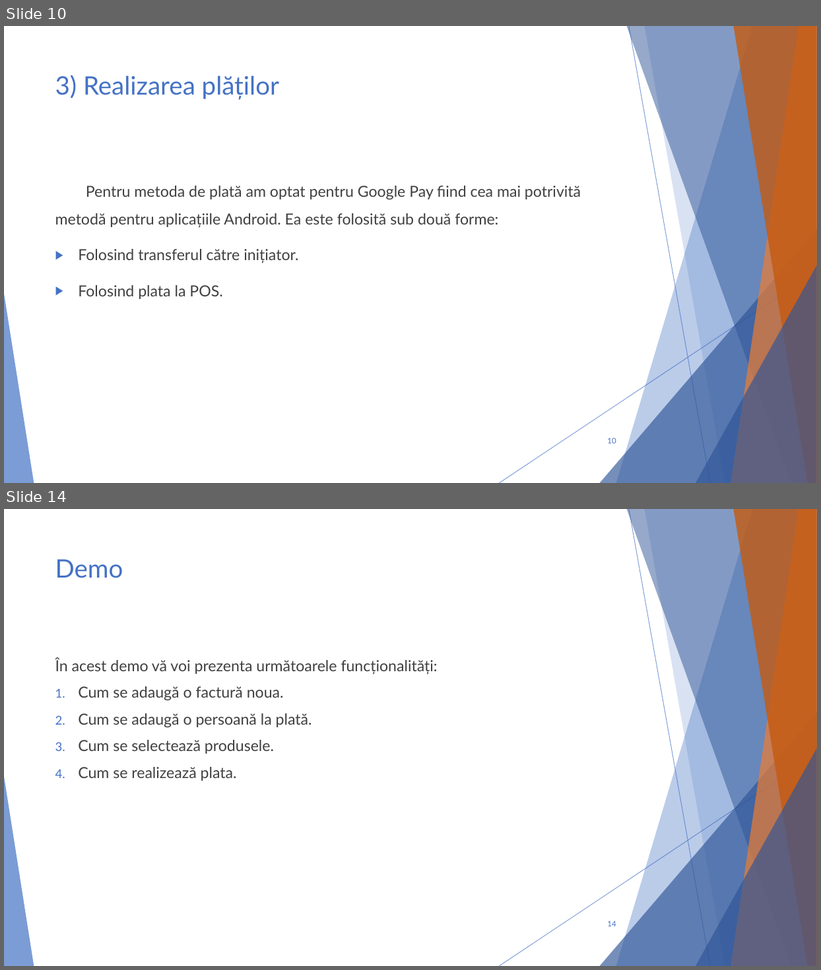
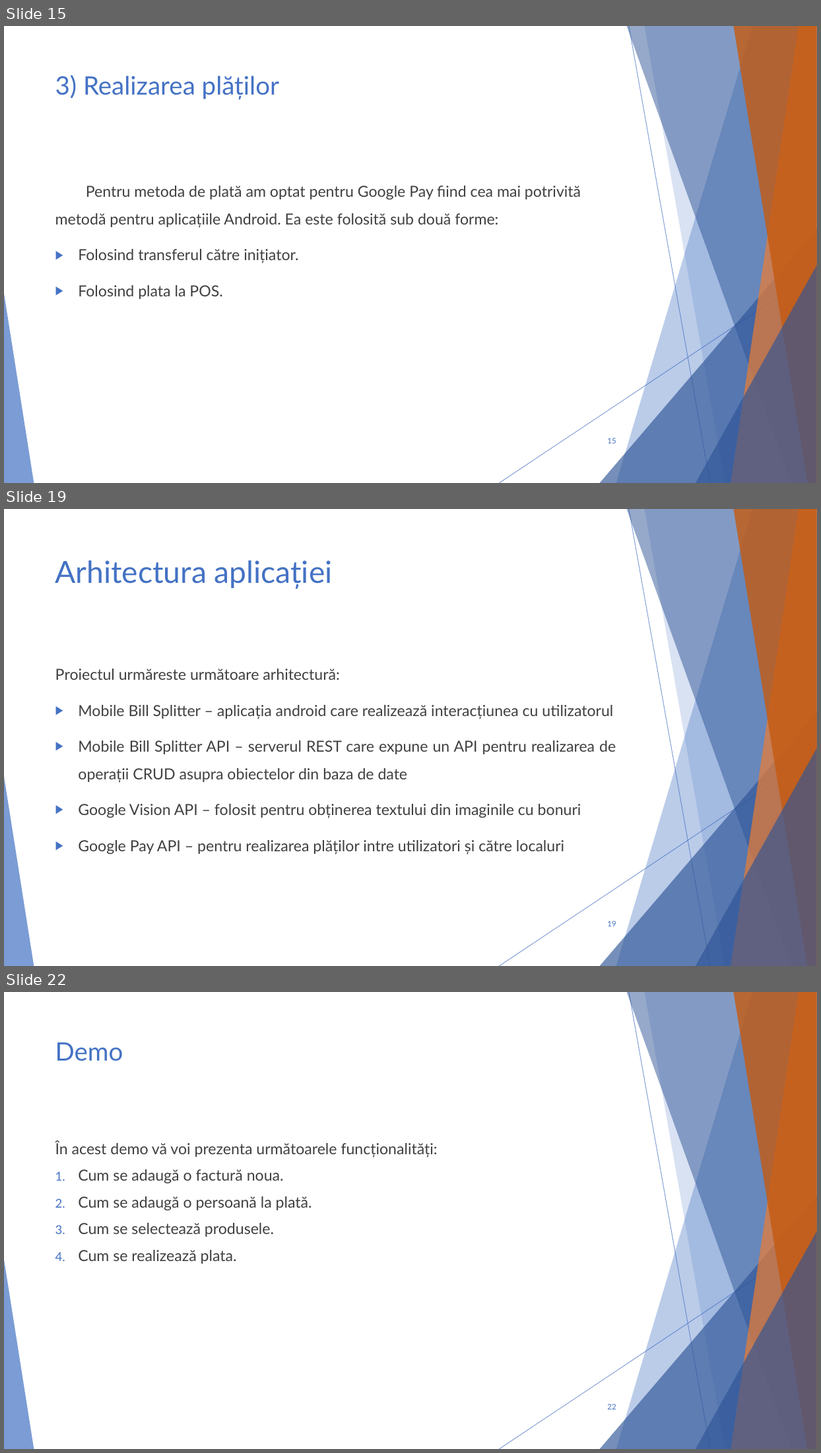
Before and after one commit to cristi-cosulianu/Licenta, a slide deck: Prezentare licenta.pptx. Shown one above the other, each under a label of ours: slides 10 and 14 before the commit, slides 15, 19 and 22 after it; the slides between them are not shown. The pictures are 821x970 and 821x1453 pixels, drawn with LibreOffice and Linux fonts; fonts in the diff are those of the drawing. Boxes give left, top, right and bottom in pixels: in the first picture for what was removed or moved away, otherwise in the second. Text is boxed around its words. In the diff, an @@ line names an element or a change of style, - is before the commit and + after.

```diff
--- a/Prezentare licenta.pptx
+++ b/Prezentare licenta.pptx
@@ slide 19 added at (x1=4, y1=509, x2=817, y2=966), background #FFFFFF; not listed: 10 template elements that a slide beside it also shows @@
@@ title added at (x1=55, y1=560, x2=333, y2=589), 36 pt, text #4472C4 @@
+Arhitectura aplicației
@@ text added at (x1=55, y1=669, x2=616, y2=855), 18 pt, text #404040 @@
+Proiectul urmăreste următoare arhitectură:
+▶ Mobile Bill Splitter – aplicația android care realizează interacțiunea cu utilizatorul
+▶ Mobile Bill Splitter API – serverul REST care expune un API pentru realizarea de operații CRUD asupra obiectelor din baza de date
+▶ Google Vision API – folosit pentru obținerea textului din imaginile cu bonuri
+▶ Google Pay API – pentru realizarea plăților intre utilizatori și către localuri
@@ page number added at (x1=607, y1=921, x2=616, y2=927), 9 pt, text #4472C4 @@
+19
@@ what was slide 10 is now slide 15 @@
@@ page number at (x1=607, y1=438, x2=616, y2=444): text changed @@
-10
+15
@@ what was slide 14 is now slide 22 @@
@@ page number at (x1=607, y1=1404, x2=616, y2=1410): text changed @@
-14
+22
```
Also in this commit, not shown: 12 slides changed, 7 other slides added, 6 other files.
